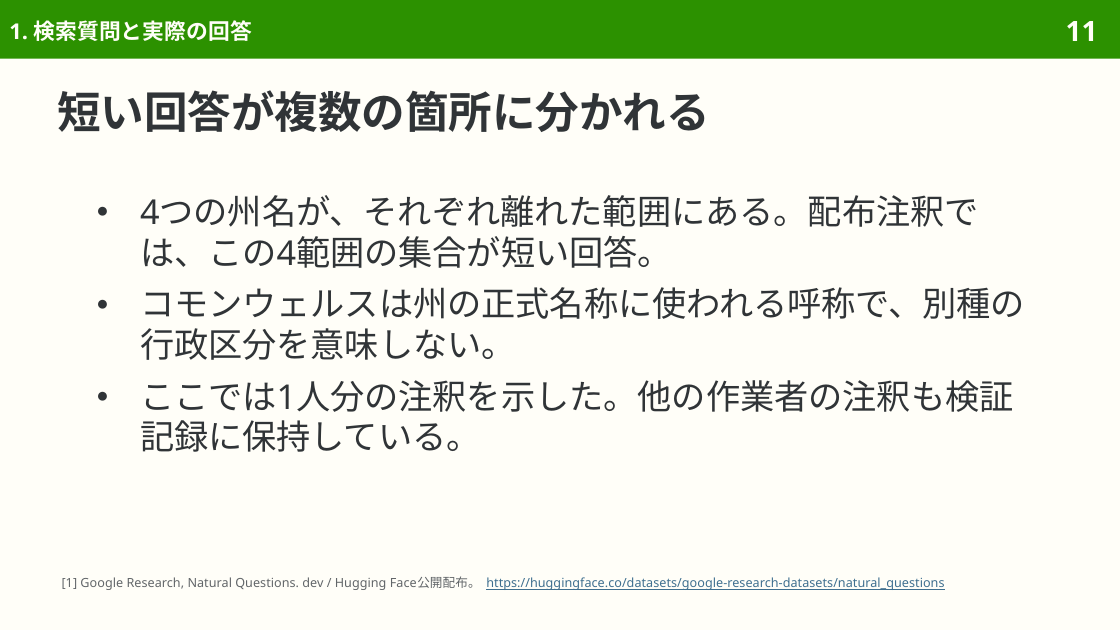
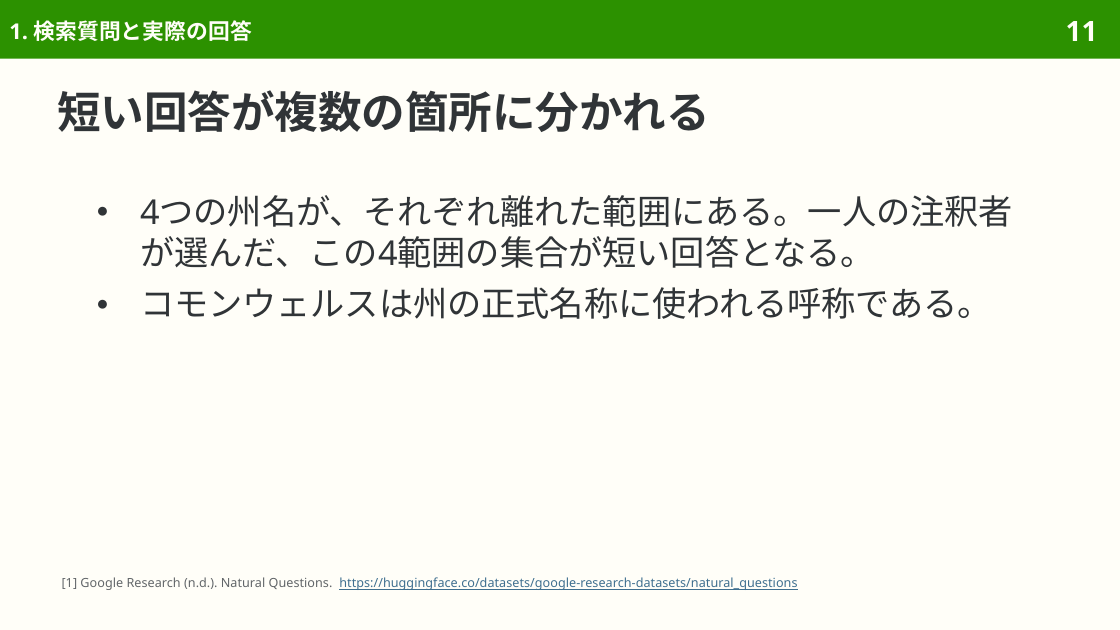
Before and after one commit to sasakiy84/datasets-in-10-minutes, a slide deck: slide 11 of slides/datasets-in-10-minutes-naturalquestions.pptx. Drawn at 1120x630 pixels with LibreOffice and Linux fonts; fonts in the diff are those of the drawing. Boxes give left, top, right and bottom in pixels: in the first picture for what was removed or moved away, otherwise in the second. Text is boxed around its words. In the diff, an @@ line names an element or a change of style, - is before the commit and + after.

Commit message:
Center Natural Questions on search queries and Wikipedia answer annotation

```diff
--- a/slides/datasets-in-10-minutes-naturalquestions.pptx
+++ b/slides/datasets-in-10-minutes-naturalquestions.pptx
@@ text at (140,195,1013,319): text changed @@
-● 4つの州名が、それぞれ離れた範囲にある。配布注釈では、この4範囲の集合が短い回答。
-● コモンウェルスは州の正式名称に使われる呼称で、別種の行政区分を意味しない。
-● ここでは1人分の注釈を示した。他の作業者の注釈も検証記録に保持している。
+● 4つの州名が、それぞれ離れた範囲にある。一人の注釈者が選んだ、この4範囲の集合が短い回答となる。
+● コモンウェルスは州の正式名称に使われる呼称である。
@@ text at (62,577,797,590): text changed @@
-[1] Google Research, Natural Questions. dev / Hugging Face公開配布。 https://huggingface.co/datasets/google-research-datasets/natural_questions
+[1] Google Research (n.d.). Natural Questions. https://huggingface.co/datasets/google-research-datasets/natural_questions
```
Also in this commit, not shown: 48 other slides changed, 1 slide added, 15 slides removed, 37 other files.
